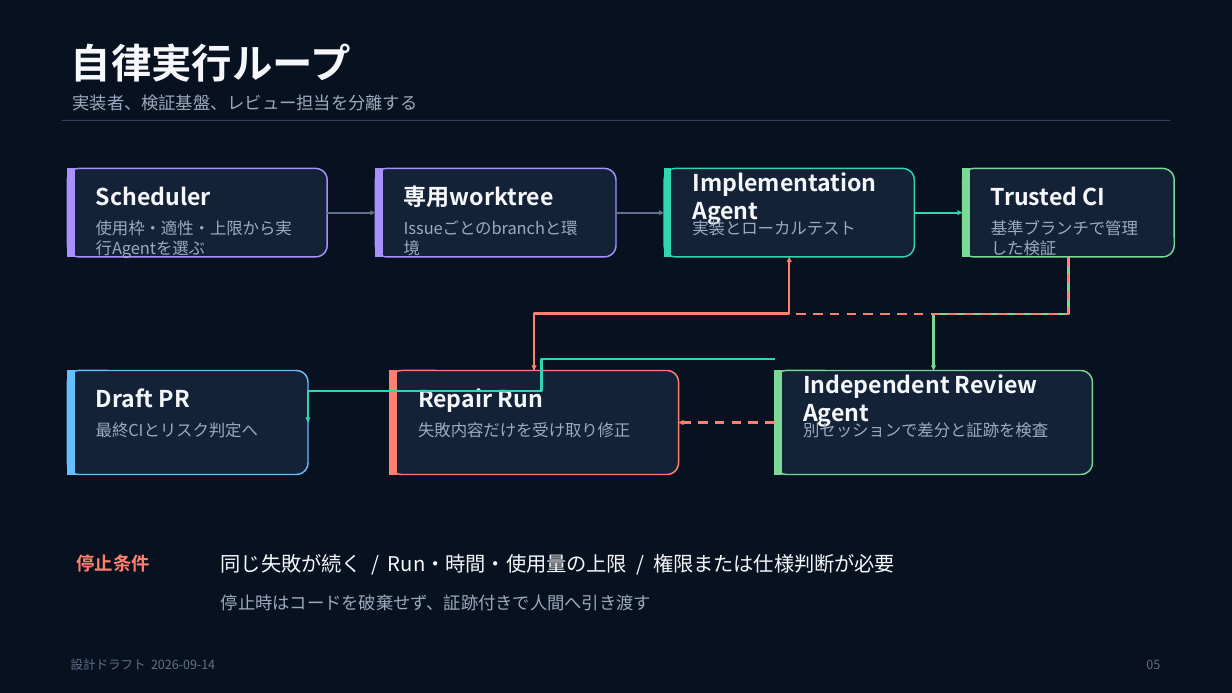
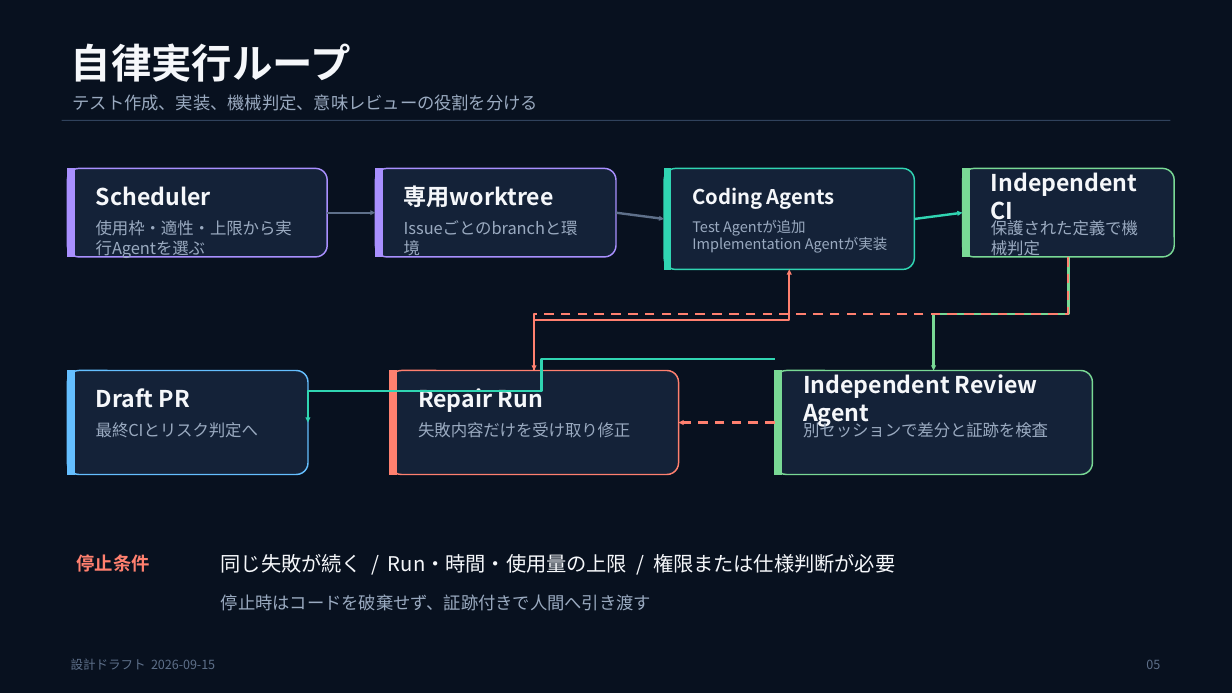
Before and after one commit to Kottiee/dev-pipeline2, a slide deck: slide 5 of docs/autonomous-development-pipeline-design.pptx. Drawn at 1232x693 pixels with LibreOffice and Linux fonts; fonts in the diff are those of the drawing. Boxes give left, top, right and bottom in pixels: in the first picture for what was removed or moved away, otherwise in the second. Text is boxed around its words. In the diff, an @@ line names an element or a change of style, - is before the commit and + after.

Commit message:
docs: expand autonomous pipeline design diagrams

```diff
--- a/docs/autonomous-development-pipeline-design.pptx
+++ b/docs/autonomous-development-pipeline-design.pptx
@@ text at <box>73,94,538,111</box>: text changed @@
-実装者、検証基盤、レビュー担当を分離する
+テスト作成、実装、機械判定、意味レビューの役割を分ける
@@ rounded rectangle: place and size @@
-rounded rectangle at <box>665,168,915,257</box>
+rounded rectangle at <box>665,168,915,269</box>
@@ rounded rectangle at <box>665,168,915,269</box>: proportions changed @@
@@ rectangle: place and size @@
-rectangle at <box>665,168,671,257</box>
+rectangle at <box>665,168,671,269</box>
@@ text at <box>991,168,1138,225</box>: text changed @@
-Trusted CI
+Independent CI
@@ text at <box>692,187,834,209</box>: text changed; size 18 to 15.8 pt @@
-Implementation Agent
+Coding Agents
@@ arrow moved from (616, 213) - (665, 213) to (616, 213) - (665, 219) @@
@@ text at <box>692,220,888,253</box>: text changed; size 12.8 to 11.2 pt @@
-実装とローカルテスト
+Test Agentが追加
+Implementation Agentが実装
@@ arrow moved from (915, 213) - (963, 213) to (915, 219) - (963, 213) @@
@@ text at <box>991,217,1138,258</box>: text changed @@
-基準ブランチで管理した検証
+保護された定義で機械判定
@@ elbow arrow moved from (534, 371) - (789, 257) to (534, 371) - (789, 270) @@
@@ text at <box>71,659,215,670</box>: text changed @@
-設計ドラフト 2026-09-14
+設計ドラフト 2026-09-15
```
Also in this commit, not shown: 8 other slides changed, 6 slides added.
